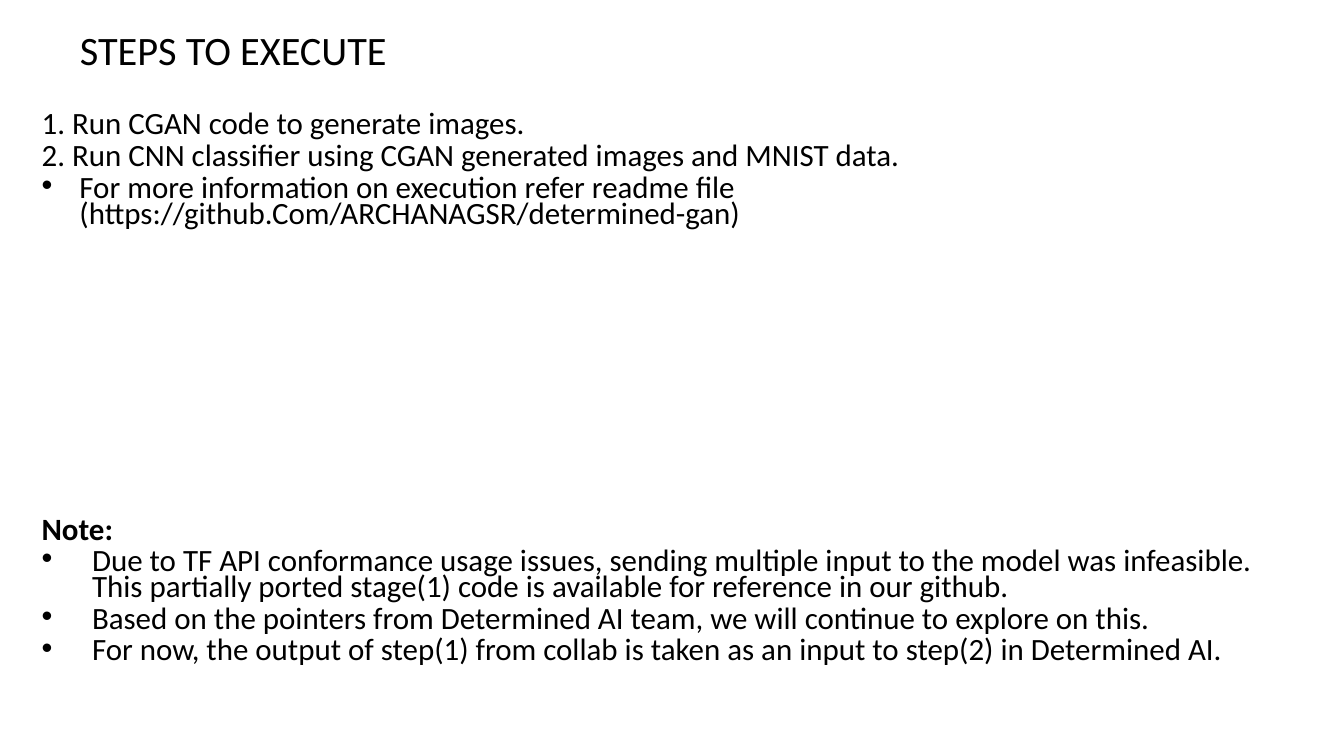
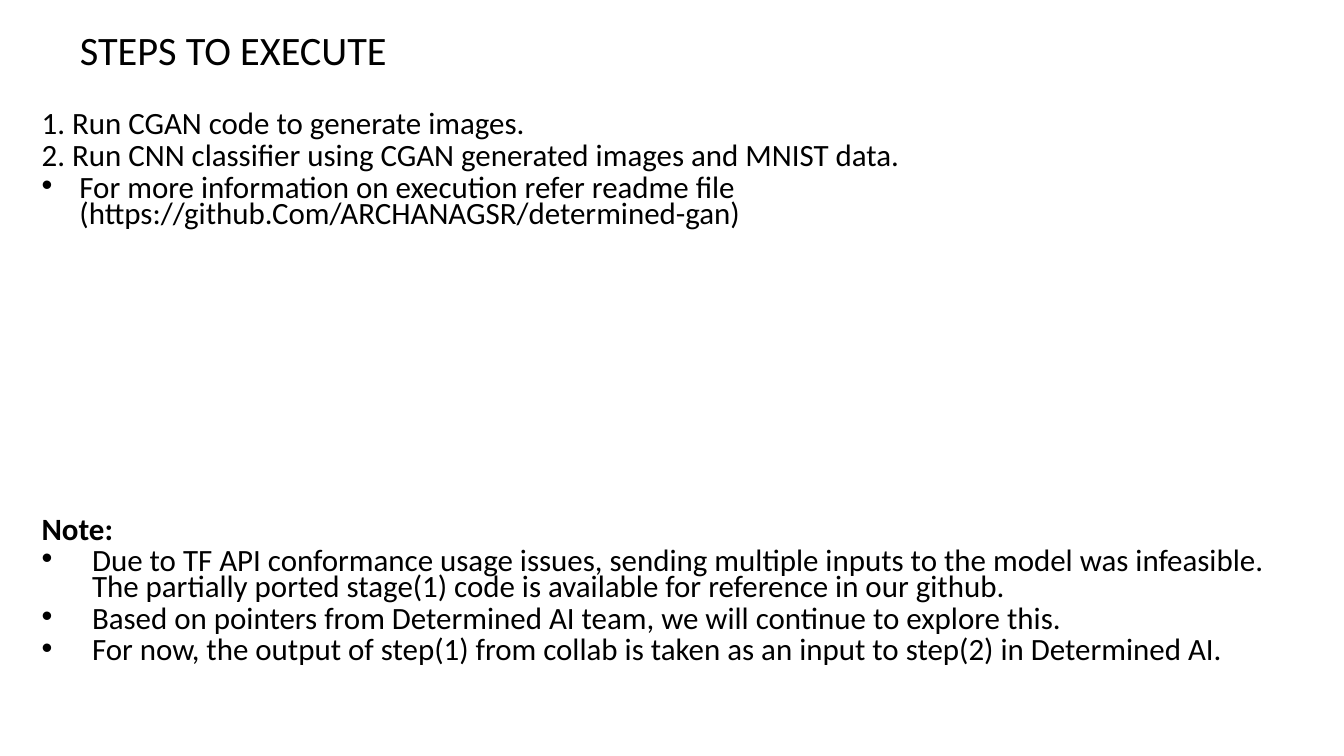
Before and after one commit to ARCHANAGSR/Determined-GAN, a slide deck: slide 6 of DETERMINED-GAN.pptm. Drawn at 1344x756 pixels with LibreOffice and Linux fonts; fonts in the diff are those of the drawing. Boxes give left, top, right and bottom in pixels: in the first picture for what was removed or moved away, otherwise in the second. Text is boxed around its words. In the diff, an @@ line names an element or a change of style, - is before the commit and + after.

```diff
--- a/DETERMINED-GAN.pptm
+++ b/DETERMINED-GAN.pptm
@@ subtitle at <box>92,549,1263,634</box>: text changed @@
-• Due to TF API conformance usage issues, sending multiple input to the model was infeasible. This partially ported stage(1) code is available for reference in our github.
-• Based on the pointers from Determined AI team, we will continue to explore on this.
+• Due to TF API conformance usage issues, sending multiple inputs to the model was infeasible. The partially ported stage(1) code is available for reference in our github.
+• Based on pointers from Determined AI team, we will continue to explore this.
```
Also in this commit, not shown: 5 other slides changed, 4 other files.
